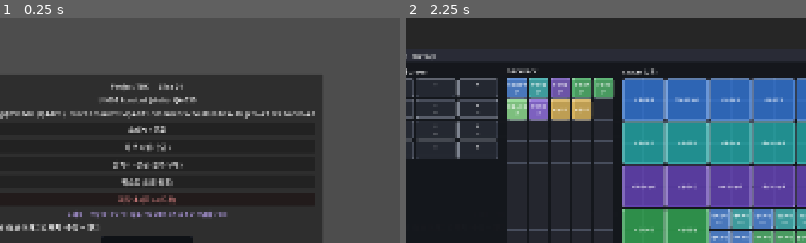
Above: before the commit, frames 1-2 (left to right).
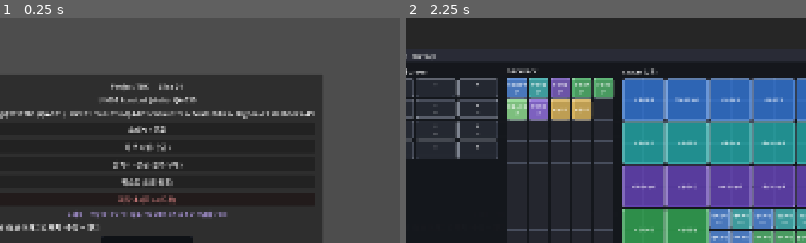
Above: after the commit, the same moments.

Repository: haepari1019/project_tdc_game
Game: Godot game, scene res://scenes/main.tscn
Two runs of this game, one before a commit and one after it. Both use one fixed random seed, a clock stepped at 60 frames per second and the inputs below.
Inputs:
- Up to frame 1 (0.25 s): no input
- Up to frame 2 (2.25 s): click "Normal" at 0.5 s; click "Normal" at 1.25 s; click "스태시 / 금고" at 2 s
The pictures show only the part of the screen within x 32-82%, y 0-50%; the shares and areas given below are measured in that part.

The runs differ from the first frame. In frame 1, 0.7% of the frame differs, in the area x 2-79%, y 41-45%; in frame 2, less than 0.1%.

Commit message:
feat(CS-1): Passive 폐기 · 참 일원화 + 조건부 참 · 재핀 09e045c→fd317b3 (DRIFT-147)
spec d1bc78b(DEC-20260813-003) 이관. 성장 개편으로 F-020 Passive 슬롯이
폐기되고 비액티브 효과가 참으로 일원화됐다.

게임에는 Passive 구현이 애초에 없었다 — 체크리스트 9항 중 1-1~1-4는 무작업
(skillType 필드·passiveSkillId·tank_bluster·패시브 슬롯 전부 부재).
참 그리드(1-4 대체재)는 DRIFT-146에서 이미 구현.

판정 3건 (사용자 결정)
  A 1-5 chapel — _apply_chapel_passive는 구 패시브트리의 데모 근사.
        지금 지우면 CS-2까지 chapel 무효 → CS-2 Doctrine 교체 시 함께 제거
  B 1-7 threat — F-022 §3.4는 "해당 캐릭터"인데 참은 런 인벤 공용.
        전원 ×2면 상대 threat 순서 불변이라 무의미 → 역할 한정(applies_to)
  C 1-8 trapDetection — 게임에 탐지/Hazard Mark 자체가 미구현 → 보류

구현
  · 조건부 참 훅 — 조건은 멤버 상태라 인벤 집계 시점이 아니라 필요한 순간에
    평가. 정적 mods는 push, 조건부는 id만 넘겨 멤버가 판정(charm_condition_met)
  · CHARM-PROTO-006 허장허세 — threat ×2.0 Tank 한정. floor/pulse/fixed는
    여전히 금지(DEC-20260511-009 의도 보존)
  · CHARM-PROTO-007 가호 — spec 「Warded 보유 중」 → 보호막 보유로 대응.
    이동방해 1회 무효, 보호막 재획득 시 재충전. 자기부여 둔화(Sentinel 태세)는
    막지 않는다 — 방해가 아니라 대가다

게이트 신규 — 참 하드 제약: applies_to 역할 유효성 · condition 구현 여부 ·
controlContext 출현 금지(doctrine 전용) · 발동 입력 필드 금지(있으면 AB-###) ·
tank_bluster 잔존 0. effect 축을 정적/조건부로 분리.

applies_to는 스펙 미정의 축 → PENDING-PROP.
재핀은 fd317b3 — d1bc78b로 핀하면 워크플랜이 자기 해시를 못 가리킨다.

ci_smoke.sh 11/11 PASS.

Co-Authored-By: Claude Opus 5 (1M context) <noreply@anthropic.com>

Diff:
--- a/data/slice01/charms.json
+++ b/data/slice01/charms.json
@@ -1,10 +1,8 @@
 {
   "_ref": "spec F-010 §3.11 (참 그리드) · I-007 §7. **액티브 스킬 아님**(D-016 §1.1) — 런 인벤 칸을 점유하는 stat-only 오오라. 시전·쿨 없음. 들고 있을 때만 적용 = 「칸 vs 파워」 긴장. At Risk → 탈출 성공 시 stash Safe(F-007 §3.7.3a).",
-
   "_note_axis": "spec 프로토 5종 중 **`CHARM-PROTO-001` Voltaic 저항 +5%는 게임에 축이 없다** — `take_damage(amount, attacker, from_ability)`에 element 인자가 없어 원소별 저항이 존재하지 않는다. 한 개 참을 위해 원소 저항 축을 신설하는 건 과한 스코프라, 그 자리를 **평타 속도**로 대체했다(별개 축 유지). 원소 저항이 다른 이유로 생기면 그때 복원한다. ref: DRIFT-146.",
   "_note_tuning": "`CHARM-PROTO-002`는 spec이 「Slag 피해 +8%」로 **원소 한정**이었다 — 게임엔 그 축이 없어 일반화하면 **상시 적용이라 훨씬 세진다**. 그래서 8% → 5%로 낮췄다. 전부 tuning.",
   "_note_stack": "동일 참을 여러 개 들면 **곱연산으로 중첩**된다(칸을 더 쓰는 만큼 강해진다 = 설계 의도). 상한은 두지 않았다 — 운반 한도(quartermaster)가 이미 상한이다.",
-
   "charms": [
     {
       "charm_id": "charm_ward_scale",
@@ -40,9 +38,33 @@
       "effect": "attack_speed_mult",
       "value": 1.06,
       "desc": "평타 속도 +6%"
+    },
+    {
+      "charm_id": "charm_bluster",
+      "display_name": "허장허세 부적",
+      "effect": "threat_mult",
+      "value": 2.0,
+      "applies_to": [
+        "Tank"
+      ],
+      "desc": "탱커의 피해 기반 위협 ×2.0",
+      "_ref": "CHARM-PROTO-006 · 구 tank_bluster 「허장허세」 승계(F-022 §3.4). floor/pulse/fixed threat 직접 보정은 여전히 금지."
+    },
+    {
+      "charm_id": "charm_ward_guard",
+      "display_name": "가호 부적",
+      "effect": "impair_resist_once",
+      "value": 1.0,
+      "condition": "has_shield",
+      "desc": "보호막을 두른 동안, 이동방해를 1회 무효화",
+      "_ref": "CHARM-PROTO-007 · 조건 = spec 「Warded 보유 중」 → 게임의 보호막 보유(shield>0)로 대응. 소진 후 보호막을 다시 얻으면 재충전."
     }
   ],
-
   "_note_starter": "첫 런 저급 참 0~2종 지급(I-007 §14.3) — 마석과 직교하는 압력이라 소량만.",
-  "starter_grant": ["charm_ward_scale", "charm_swift_step"]
+  "starter_grant": [
+    "charm_ward_scale",
+    "charm_swift_step"
+  ],
+  "_note_conditional": "F-010 §3.11.1 조건부 참(DEC-20260813-003) — 참은 **조건을 가질 수 있다**. 스킬과의 경계는 「조건 유무」가 아니라 **「행동을 실행하는가 / 발동 입력이 있는가」**(D-016 §1.1). 조건 어휘는 신규 문법을 만들지 않고 기존 상태만 참조한다. **금지:** controlContext(doctrine 전용) · 발동 입력 · 전용 콤보 필드 · doctrine 핵심 엔진화.",
+  "_note_applies_to": "`applies_to` = 효과가 걸리는 **역할 한정**(생략 = 파티 전원). spec F-022 §3.4가 「**해당 캐릭터**의 피해 기반 threat만 ×2.0」이라 캐릭터 스코프를 상정하는데, 참은 F-010 §3.11상 **런 인벤 공용**이다. 전원에 ×2를 걸면 상대 threat 순서가 그대로라 탱커 유지력이 안 변한다 — 구 `tank_bluster`가 Tank 패시브였던 원 의도를 살려 **역할 스코프**로 옮겼다(사용자 판정 B-(a)). 스펙 미정의 축이라 DRIFT-147로 전파 후보."
 }
--- a/data/slice01/id_registry.json
+++ b/data/slice01/id_registry.json
@@ -1,6 +1,6 @@
 {
   "schema_version": 1,
-  "spec_commit_short": "09e045c",
+  "spec_commit_short": "fd317b3",
   "encounter_ids": [
     "ENC-NORM-001",
     "ENC-NORM-002",
@@ -270,7 +270,9 @@
     "charm_ember_edge",
     "charm_swift_step",
     "charm_thorn_ward",
-    "charm_quick_hand"
+    "charm_quick_hand",
+    "charm_bluster",
+    "charm_ward_guard"
   ],
   "_note_charm": "F-010 §3.11 참(charm) — 런 인벤 칸 점유 stat-only 오오라(액티브 아님). 카탈로그 = charms.json. spec CHARM-PROTO-001(Voltaic 저항)은 게임에 원소 저항 축이 없어 평타 속도로 대체(DRIFT-146).",
   "blueprint_ids": [
--- a/scripts/combat/combat_controller.gd
+++ b/scripts/combat/combat_controller.gd
@@ -141,14 +141,17 @@
 ## 멤버가 스스로 알 수 없다. 인벤이 바뀌는 시점(런 시작·인벤 창 닫기·픽업)에 호출한다.
 ## 인벤 미연결(샌드박스)이면 중립값을 밀어 넣어 잔여 효과가 남지 않게 한다.
 func refresh_charms() -> void:
-	var mods: Dictionary = {}
-	if _inventory != null and _inventory.has_method("charm_mods"):
-		mods = _inventory.charm_mods()
 	if _party == null or not _party.has_method("get_members"):
 		return
+	var has_inv: bool = _inventory != null and _inventory.has_method("charm_mods")
 	for m in _party.get_members():
-		if m != null and is_instance_valid(m) and m.has_method("apply_charms"):
-			m.apply_charms(mods)
+		if m == null or not is_instance_valid(m) or not m.has_method("apply_charms"):
+			continue
+		# **멤버마다 따로 집계한다** — 참은 `applies_to`로 역할 한정될 수 있어(CHARM-PROTO-006 허장허세는
+		# Tank 전용) 하나의 합산치를 전원에 뿌리면 안 된다. 인벤 미연결(샌드박스)이면 중립값.
+		var cid := String(m.get("class_id"))
+		m.apply_charms(_inventory.charm_mods(cid) if has_inv else {},
+			_inventory.charm_conditional_ids(cid) if has_inv else [])
 
 
 func manastone_unlimited() -> bool:
@@ -639,7 +642,8 @@
 	# — not per damaged target, so AOE subs don't stack into a max-out shake.)
 	_engage_enemy(enemy)
 	enemy.perceive_attacker(attacker)   # hit → search toward the attacker even with no LOS
-	enemy.add_threat(attacker, dmg * float(attacker.threat_mult))
+	# F-022 §3.4 — 피해 기반 threat = dmg × damageThreatMultiplier. 참(CHARM-PROTO-006)이 이 **배율만** 곱한다.
+	enemy.add_threat(attacker, dmg * float(attacker.threat_mult) * float(attacker.get("charm_threat_mult")))
 	if not _tank_engaged and String(attacker.get("class_id")) == "Tank":
 		_tank_engaged = true            # tank's first hit → open the 2nd-line dealer gate
 		tank_engaged.emit()
--- a/scripts/party/party_member.gd
+++ b/scripts/party/party_member.gd
@@ -119,6 +119,14 @@
 var charm_move_mult: float = 1.0
 var charm_attack_speed_mult: float = 1.0
 var charm_reflect_flat: float = 0.0
+## F-022 §3.4 — 피해 기반 threat 배율에 곱하는 참 보정(CHARM-PROTO-006 「허장허세」 승계).
+## floor/pulse/fixed threat **직접 보정은 여전히 금지**(DEC-20260511-009 의도 보존) — 배율만.
+var charm_threat_mult: float = 1.0
+## F-010 §3.11.1 조건부 참 — 들고 있는 조건부 참 id들. **조건은 멤버 상태**라 인벤이 아니라 여기서
+## 평가한다(인벤을 닫는 시점이 아니라 효과가 필요한 순간이 판정 시점이다).
+var charm_conditions: Array = []
+## CHARM-PROTO-007 「가호」 — 보호막을 두른 동안 이동방해 1회 무효. 소진 플래그(보호막을 새로 얻으면 재충전).
+var _ward_guard_spent: bool = false
 var _sentinel_timer_s: float = 0.0
 var _sentinel_reflect: float = 0.0   # IDA-052 reflect fraction of incoming hits while the stance holds
 ## IDA-052 「응보」 결속 누적 — 태세 중 받은 피해 총량(경감 전 amount). 링크 서브 시전이 소모한다.
@@ -1186,7 +1194,9 @@
 		_FloatText.popup(self, "+%d" % int(round(bonus)), Color(1.0, 0.85, 0.4), 3.35)
 
 
+## 보호막을 새로 얻으면 「가호」가 재충전된다 — 참의 조건이 「Warded 보유 중」이라 보호막 사이클과 묶인다.
 func add_shield(value: float, duration: float) -> void:
+	_ward_guard_spent = false
 	if value >= shield:
 		popup_status("보호막", Color(0.4, 0.9, 1.0))
 		shield = value
@@ -1803,6 +1813,9 @@
 func apply_slow(factor: float, duration: float, quiet: bool = false) -> void:
 	if not _alive:
 		return
+	# 자기부여(Sentinel 태세 등, quiet)는 방해가 아니라 대가다 — 가호로 막지 않는다.
+	if not quiet and factor < 1.0 and _try_consume_ward_guard():
+		return
 	if _slow_timer <= 0.0 and not quiet:
 		popup_status("둔화", Color(0.5, 0.75, 1.0))
 	_slow_factor = factor
@@ -1830,13 +1843,38 @@
 
 
 ## F-010 §3.11 — 런 인벤의 참 합산치를 이 멤버에 적재. CombatController가 인벤 변화 시 호출한다.
-func apply_charms(mods: Dictionary) -> void:
+func apply_charms(mods: Dictionary, conditional_ids: Array = []) -> void:
 	charm_damage_taken_mult = float(mods.get("damage_taken_mult", 1.0))
 	charm_outgoing_mult = float(mods.get("outgoing_mult", 1.0))
 	charm_move_mult = float(mods.get("move_mult", 1.0))
 	charm_attack_speed_mult = float(mods.get("attack_speed_mult", 1.0))
 	charm_reflect_flat = float(mods.get("reflect_flat", 0.0))
+	charm_threat_mult = float(mods.get("threat_mult", 1.0))
+	charm_conditions = conditional_ids
 	_recalc_damage_taken_mult()
+
+
+## F-010 §3.11.1 — 이 멤버가 `charm_id` 조건부 참의 **조건을 지금 충족하는가**.
+## 조건 어휘는 신규 문법을 만들지 않고 **기존 상태만** 참조한다(spec 하드 제약).
+## `controlContext`(조작 체류·인계·재스왑)는 **doctrine 전용**이라 여기 오면 안 된다 — F-030 §3.4.
+func charm_condition_met(charm_id: String) -> bool:
+	if not charm_conditions.has(charm_id):
+		return false
+	match String(Slice01Data.get_charm(charm_id).get("condition", "")):
+		"has_shield":
+			return shield > 0.0 or _ward_hp > 0.0   # spec 「Warded 보유 중」 → 게임의 보호막 보유
+		_:
+			return false
+
+
+## CHARM-PROTO-007 「가호 부적」 — 이동방해를 1회 무효화할 수 있으면 소진하고 true.
+## 보호막이 살아 있는 동안만 유효하고, 보호막을 새로 얻으면 재충전된다(아래 add_shield).
+func _try_consume_ward_guard() -> bool:
+	if _ward_guard_spent or not charm_condition_met("charm_ward_guard"):
+		return false
+	_ward_guard_spent = true
+	popup_status("가호 — 이동방해 무효", Color(0.7, 0.9, 1.0))
+	return true
 
 
 ## Provoke (AB-099): force this member to basic-attack `source`; movement/skills lock.
@@ -1884,6 +1922,9 @@
 ## knockback by the source; this carries the brief tag + the movement/DoT outcomes.
 func apply_outcome(id: String, dur: float, mag: float = 0.0) -> void:
 	if not _alive:
+		return
+	# CHARM-PROTO-007 — 이동방해 계열 1회 무효(보호막 보유 중). 하드 CC만 대상: 감속은 아래 apply_slow.
+	if id in ["Rooted", "Pinned", "Frozen"] and _try_consume_ward_guard():
 		return
 	if not _outcome.has(id) and _FloatText.OUTCOME_KO.has(id):
 		popup_status(_FloatText.OUTCOME_KO[id], Color(1.0, 0.7, 0.55))
--- a/scripts/ui/inventory/inventory_ui.gd
+++ b/scripts/ui/inventory/inventory_ui.gd
@@ -322,16 +322,27 @@
 # --- 참 (F-010 §3.11) — 인벤 점유 stat 오오라 ----------------------------------
 
 ## 지금 백팩에 든 참들의 **합산 효과**. 같은 효과는 곱연산(반사만 합산) — 칸을 더 쓴 만큼 강해진다.
-## 파티 전원에 적용되는 오오라라 멤버별이 아니라 인벤 단위로 집계한다.
-func charm_mods() -> Dictionary:
+## 참은 인벤(파티 공용)이 소유하지만 **효과는 역할 한정일 수 있다**(`applies_to`) — `class_id`를 주면
+## 그 역할에 걸리는 것만 집계한다. 빈 문자열이면 무조건 참만(역할 한정 제외).
+##
+## **조건부 참**(`condition`, F-010 §3.11.1)은 여기서 계산하지 않는다 — 조건은 **멤버 상태**라 시점이
+## 달라진다(인벤을 닫을 때가 아니라 그 효과가 필요한 순간에 평가돼야 한다). id만 넘겨 멤버가 스스로
+## 판정한다(`charm_conditional_ids`).
+func charm_mods(class_id: String = "") -> Dictionary:
 	var out := {
 		"damage_taken_mult": 1.0, "outgoing_mult": 1.0,
 		"move_mult": 1.0, "attack_speed_mult": 1.0, "reflect_flat": 0.0,
+		"threat_mult": 1.0,
 	}
 	for it in _backpack.items:
 		if String(it.get("kind", "")) != "charm":
 			continue
 		var row: Dictionary = Slice01Data.get_charm(String(it.get("charm_id", "")))
+		if row.has("condition"):
+			continue                                   # 조건부 = 멤버가 평가(아래 charm_conditional_ids)
+		var scope: Array = row.get("applies_to", [])
+		if not scope.is_empty() and not scope.has(class_id):
+			continue                                   # 역할 한정 — 이 멤버엔 안 걸린다
 		var eff := String(row.get("effect", ""))
 		if not out.has(eff):
 			continue
@@ -339,6 +350,21 @@
 			out[eff] = float(out[eff]) + float(row.get("value", 0.0))
 		else:
 			out[eff] = float(out[eff]) * float(row.get("value", 1.0))
+	return out
+
+
+## 지금 들고 있는 **조건부 참** id 목록(역할 한정 필터 적용). 멤버가 자기 상태로 조건을 판정한다.
+func charm_conditional_ids(class_id: String = "") -> Array:
+	var out: Array = []
+	for it in _backpack.items:
+		if String(it.get("kind", "")) != "charm":
+			continue
+		var row: Dictionary = Slice01Data.get_charm(String(it.get("charm_id", "")))
+		if not row.has("condition"):
+			continue
+		var scope: Array = row.get("applies_to", [])
+		if scope.is_empty() or scope.has(class_id):
+			out.append(String(it.get("charm_id", "")))
 	return out
 
 
--- a/spec_ref.json
+++ b/spec_ref.json
@@ -2,9 +2,9 @@
   "spec_repository": "https://github.com/haepari1019/project_tdc",
   "spec_remote": "origin",
   "spec_branch": "staging",
-  "spec_commit": "09e045c003a50a4ad429ee17e9c8a5806092a86f",
-  "spec_commit_short": "09e045c",
-  "pinned_at": "2026-08-13",
+  "spec_commit": "fd317b3115f5ebc57e8160d0a24d3e39a5c06122",
+  "spec_commit_short": "fd317b3",
+  "pinned_at": "2026-08-14",
   "playable_contract_id": "QA-031",
   "implementation_phase": "2",
   "blueprint_id": "DBP-DEMO-001",
--- a/tools/hub_smoke.gd
+++ b/tools/hub_smoke.gd
@@ -197,7 +197,7 @@
 		"스타터 마석 시드 %d == manastones.json starter_grant %d" % [seed_ms, sd.manastone_starter_grant()])
 
 	# ②c 참 (M2 · F-010 §3.11) — 카탈로그·스타터·합산.
-	_expect(sd.get_charm_rows().size() == 5, "참 카탈로그 5종")
+	_expect(sd.get_charm_rows().size() == 7, "참 카탈로그 7종 (조건부 2 포함)")
 	_expect(not sd.get_charm("charm_ward_scale").is_empty(), "참 조회 — charm_ward_scale")
 	var seed_charms: Array = []
 	var bp3 = load("res://scripts/autoload/backpack.gd").new()
@@ -209,13 +209,39 @@
 	var want_charms: Array = sd.charm_starter_grant()
 	_expect(seed_charms == want_charms,
 		"스타터 참 시드 %s == charms.json starter_grant %s" % [str(seed_charms), str(want_charms)])
-	# 효과 키가 apply_charms가 아는 축인지 — 오타 하나로 참이 조용히 무효가 된다.
-	var known := ["damage_taken_mult", "outgoing_mult", "move_mult", "attack_speed_mult", "reflect_flat"]
+	# 효과 키가 실제 소비처가 아는 축인지 — 오타 하나로 참이 조용히 무효가 된다.
+	# **정적**(apply_charms가 합산해 멤버에 push) / **조건부**(멤버가 charm_condition_met로 판정) 구분.
+	var known := ["damage_taken_mult", "outgoing_mult", "move_mult", "attack_speed_mult",
+		"reflect_flat", "threat_mult"]                      # 정적 = mods 키
+	var known_cond_eff := ["impair_resist_once"]            # 조건부 = 멤버가 직접 소비
 	var bad_eff: Array = []
 	for row in sd.get_charm_rows():
-		if not known.has(String(row.get("effect", ""))):
-			bad_eff.append("%s(%s)" % [row.get("charm_id", "?"), row.get("effect", "?")])
+		var eff2 := String(row.get("effect", ""))
+		var ok_eff: bool = known.has(eff2) if not row.has("condition") else known_cond_eff.has(eff2)
+		if not ok_eff:
+			bad_eff.append("%s(%s)" % [row.get("charm_id", "?"), eff2])
 	_expect(bad_eff.is_empty(), "참 effect 키 전부 유효 (%s)" % ("없음" if bad_eff.is_empty() else ", ".join(bad_eff)))
+	# CS-1(DEC-20260813-003) — 조건부 참 하드 제약. 스펙이 금지한 것들이 데이터로 새어 들어오면 잡는다.
+	var roles := ["Tank", "DPS", "Nuker", "Healer"]
+	var known_cond := ["has_shield"]
+	var bad_charm: Array = []
+	for row2 in sd.get_charm_rows():
+		var cid3 := String(row2.get("charm_id", "?"))
+		for r2 in row2.get("applies_to", []):
+			if not roles.has(String(r2)):
+				bad_charm.append("%s applies_to=%s" % [cid3, r2])
+		if row2.has("condition") and not known_cond.has(String(row2["condition"])):
+			bad_charm.append("%s condition=%s(미구현)" % [cid3, row2["condition"]])
+		# 🚨 F-010 §3.11.1 금지 — controlContext는 doctrine 전용(D-021), 참에 나타나면 오류.
+		if row2.has("controlContext") or row2.has("control_context"):
+			bad_charm.append("%s controlContext(참 금지 — doctrine 전용)" % cid3)
+		# 발동 입력 금지 — 시전·쿨·타겟·마석을 가지면 그 순간 AB-###이다.
+		for banned in ["cast_s", "cooldown_s", "target", "manastone_cost"]:
+			if row2.has(banned):
+				bad_charm.append("%s %s(발동 입력 — 참 금지)" % [cid3, banned])
+	_expect(bad_charm.is_empty(), "참 하드 제약 (%s)" % ("위반 없음" if bad_charm.is_empty() else ", ".join(bad_charm)))
+	# CS-1 1-9 — 폐기 대상 유령 참조: tank_bluster는 게임에 원래 없어야 한다.
+	_expect(sd.get_charm("tank_bluster").is_empty(), "tank_bluster 잔존 0 (Passive 폐기, DEC-20260813-003)")
 
 	# ③ 샌드박스 픽스처 — dev 툴이지만 유저의 실제 체감 무대라 낡으면 "그 스킬 안 나오는데?"가 된다.
 	var sandbox = load("res://scripts/dev/combat_sandbox.gd")
Not shown, changed: IMPL_COVERAGE.md
Not shown, changed: docs/SPEC_DRIFT.md
